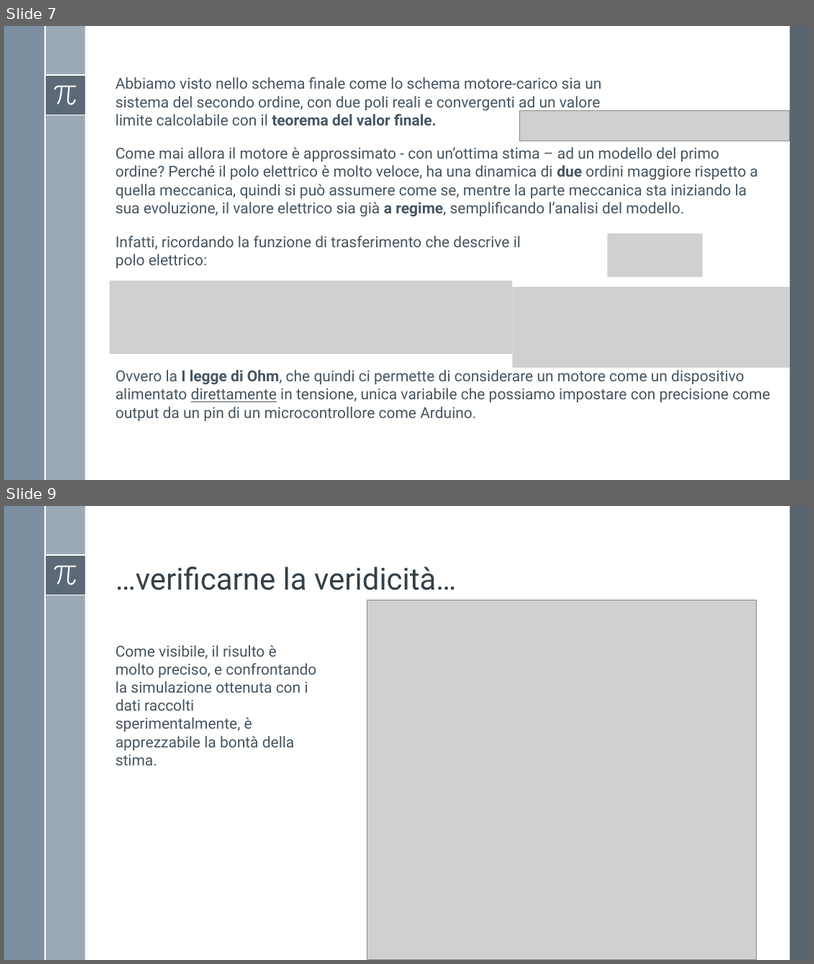
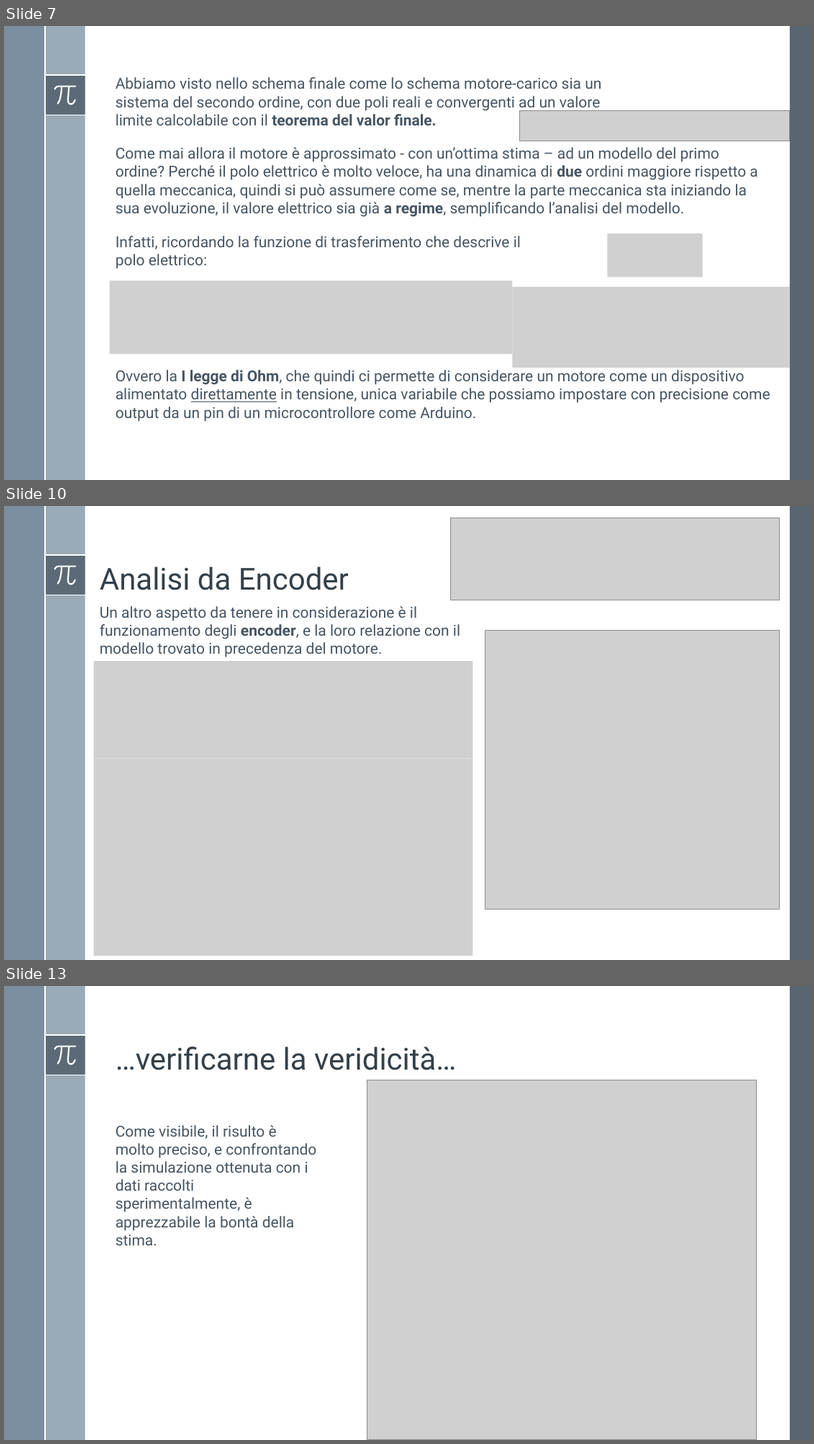
Before and after one commit to Alfystar/mv-Project, a slide deck: 00_Relazione/2-Modello e identificazione di un motore DC/Modello e identificazione di un motore DC.pptx. Shown one above the other, each under a label of ours: slides 7 and 9 before the commit, slides 7, 10 and 13 after it; the slides between them are not shown. The pictures are 814x964 and 814x1444 pixels, drawn with LibreOffice and Linux fonts; fonts in the diff are those of the drawing; grey boxes stand for pictures. Boxes give left, top, right and bottom in pixels: in the first picture for what was removed or moved away, otherwise in the second. Text is boxed around its words. In the diff, an @@ line names an element or a change of style, - is before the commit and + after.

```diff
--- a/00_Relazione/2-Modello e identificazione di un motore DC/Modello e identificazione di un motore DC.pptx
+++ b/00_Relazione/2-Modello e identificazione di un motore DC/Modello e identificazione di un motore DC.pptx
@@ slide 10 added at (4,506,810,960), background #FFFFFF; not listed: 8 template elements that a slide beside it also shows @@
@@ picture added at (451,518,779,600) @@
@@ title added at (100,566,349,590), 36 pt, text #35404A @@
+Analisi da Encoder
@@ text added at (100,606,460,657), 18 pt, text #465562 @@
+Un altro aspetto da tenere in considerazione è il funzionamento degli encoder, e la loro relazione con il modello trovato in precedenza del motore.
@@ picture added at (486,631,780,909) @@
@@ picture added at (93,661,473,759) @@
@@ picture added at (93,759,473,955) @@
@@ what was slide 9 is now slide 13 @@
```
Also in this commit, not shown: 1 slide changed, 8 other slides added, 12 other files.
